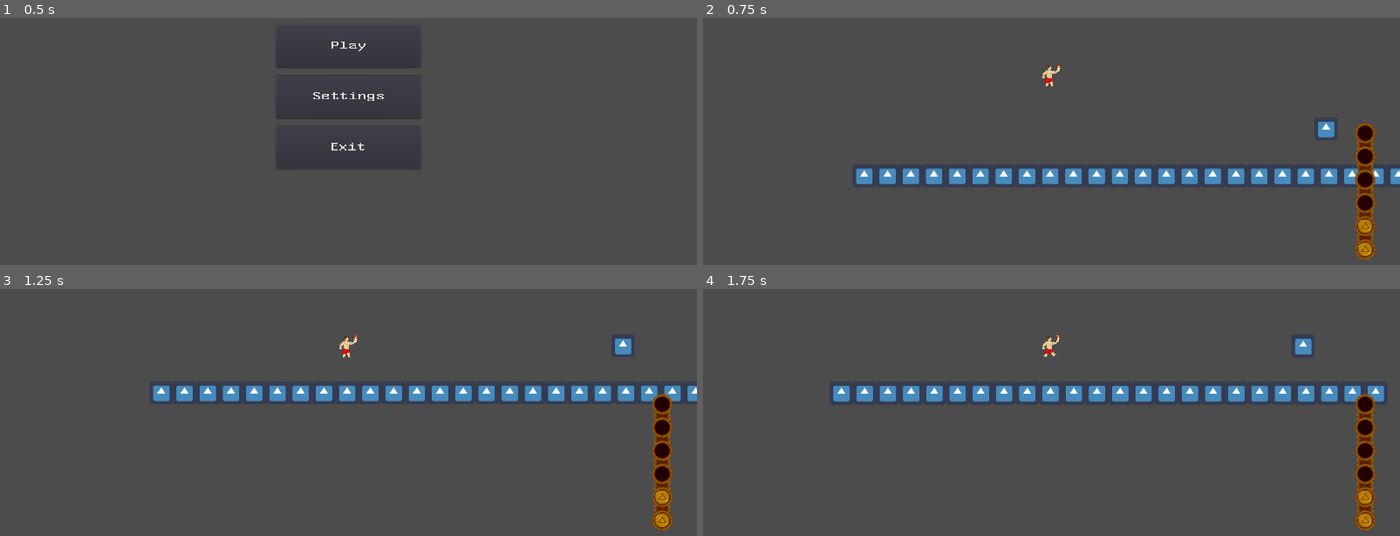
Above: before the commit, frames 1-4 (two rows, left to right).
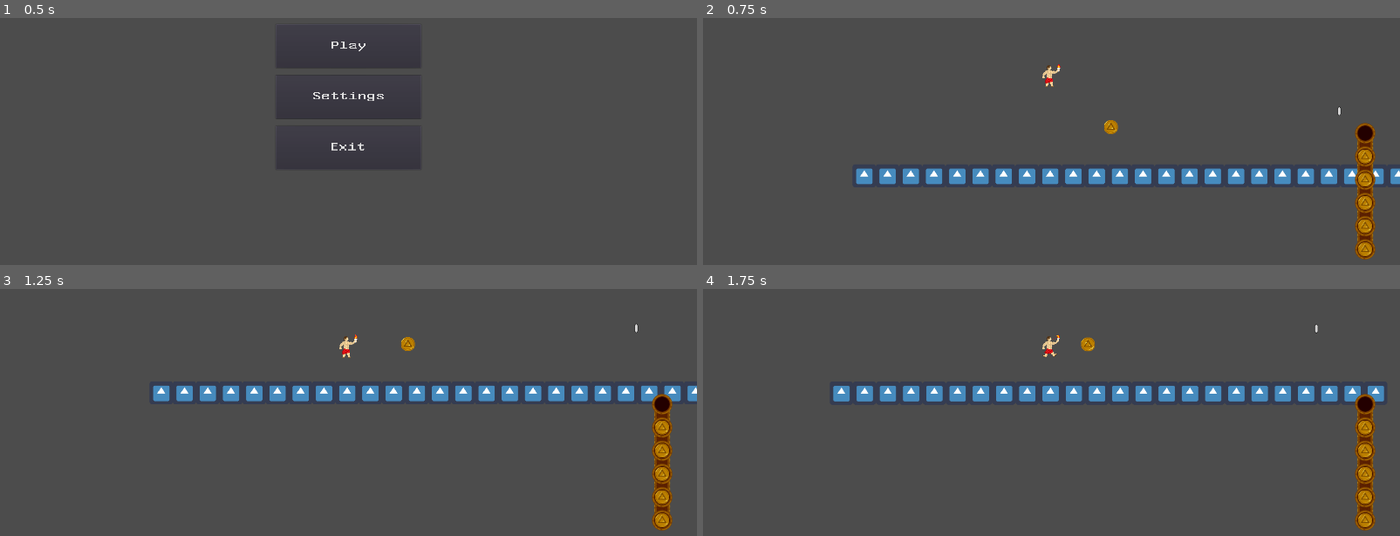
Above: after the commit, the same moments.

Repository: Shapkofil/prometheus
Game: Godot game, scene res://UI/MainMenu.tscn
Same seed, same stepped clock (60 frames per second), same inputs: the game is played once before the commit and once after it. The engine's default icon, where the game draws it, is replaced by a stand-in: a white triangle on a blue panel in a dark square.
Inputs:
- Up to frame 1 (0.5 s): no input
- Up to frame 2 (0.75 s): click "Play" at 0.5 s
- Up to frame 3 (1.25 s): no input
- Up to frame 4 (1.75 s): hold Right (ui_right) from 1.28 s (still down); tap Up (ui_up) at 1.52 s

Frame 1 is identical in both runs. In frame 2, 0.6% of the frame differs, in the area x 57-96%, y 35-78%; in frame 3, 0.6%; in frame 4, 0.6%, in the area x 54-96%, y 14-78%.

Commit message:
Interactable presets(Buffs + Harmful Projectilies)

Diff:
--- a/Prometheus/Node2D.gd
+++ /dev/null
@@ -1,6 +0,0 @@
-extends Node2D
-
-
-
-func _ready():
-	pass
--- a/Prometheus/Node2D.tscn
+++ b/Prometheus/Node2D.tscn
@@ -1,10 +1,13 @@
-[gd_scene load_steps=11 format=2]
+[gd_scene load_steps=16 format=2]
 
 [ext_resource path="res://icon.png" type="Texture" id=1]
 [ext_resource path="res://Player/player.tscn" type="PackedScene" id=2]
-[ext_resource path="res://Node2D.gd" type="Script" id=3]
-[ext_resource path="res://Presets/Pickupable.tscn" type="PackedScene" id=4]
-[ext_resource path="res://Presets/Player UI.tscn" type="PackedScene" id=5]
+[ext_resource path="res://Presets/Interactable/Fire_coin.gd" type="Script" id=3]
+[ext_resource path="res://Presets/Interactable/Interactable.tscn" type="PackedScene" id=4]
+[ext_resource path="res://Presets/FireBar/Player UI.tscn" type="PackedScene" id=5]
+[ext_resource path="res://Presets/Interactable/Mirror.gd" type="Script" id=6]
+[ext_resource path="res://Assets/Fire Bar/firebar.png" type="Texture" id=7]
+[ext_resource path="res://Assets/mirror.png" type="Texture" id=8]
 
 [sub_resource type="Shader" id=1]
 code = "shader_type canvas_item;
@@ -95,9 +98,21 @@
 } ]
 1/z_index = 0
 
+[sub_resource type="AtlasTexture" id=6]
+flags = 4
+atlas = ExtResource( 7 )
+region = Rect2( 0, 192, 64, 64 )
+
+[sub_resource type="SpriteFrames" id=7]
+animations = [ {
+"frames": [ SubResource( 6 ) ],
+"loop": true,
+"name": "default",
+"speed": 5.0
+} ]
+
 [node name="Node2D" type="Node2D"]
 material = SubResource( 2 )
-script = ExtResource( 3 )
 
 [node name="TileMap" type="TileMap" parent="."]
 tile_set = SubResource( 5 )
@@ -107,9 +122,19 @@
 
 [node name="player" parent="." instance=ExtResource( 2 )]
 position = Vector2( 602.238, 124.066 )
-fire = 2
 
 [node name="Camera2D" parent="player" instance=ExtResource( 5 )]
 
-[node name="Node2D" parent="." instance=ExtResource( 4 )]
-position = Vector2( 856.146, 158.651 )
+[node name="Mirror" parent="." instance=ExtResource( 4 )]
+position = Vector2( 896.402, 114.119 )
+script = ExtResource( 6 )
+
+[node name="Sprite" type="Sprite" parent="Mirror"]
+texture = ExtResource( 8 )
+
+[node name="Coin" parent="." instance=ExtResource( 4 )]
+position = Vector2( 263.64, 153.79 )
+script = ExtResource( 3 )
+
+[node name="AnimatedSprite" type="AnimatedSprite" parent="Coin"]
+frames = SubResource( 7 )
--- a/Prometheus/Player/player.tscn
+++ b/Prometheus/Player/player.tscn
@@ -5,95 +5,95 @@
 [ext_resource path="res://Assets/prometeos_movement.png" type="Texture" id=3]
 [ext_resource path="res://Assets/prometeos_jump.png" type="Texture" id=4]
 
+[sub_resource type="AtlasTexture" id=1]
+flags = 4
+atlas = ExtResource( 2 )
+region = Rect2( 0, 0, 64, 64 )
+
+[sub_resource type="AtlasTexture" id=2]
+flags = 4
+atlas = ExtResource( 2 )
+region = Rect2( 64, 0, 64, 64 )
+
 [sub_resource type="AtlasTexture" id=3]
+flags = 4
+atlas = ExtResource( 2 )
+region = Rect2( 128, 0, 64, 64 )
+
+[sub_resource type="AtlasTexture" id=4]
+flags = 4
+atlas = ExtResource( 2 )
+region = Rect2( 192, 0, 64, 64 )
+
+[sub_resource type="AtlasTexture" id=5]
+flags = 4
+atlas = ExtResource( 2 )
+region = Rect2( 256, 0, 64, 64 )
+
+[sub_resource type="AtlasTexture" id=6]
+flags = 4
+atlas = ExtResource( 2 )
+region = Rect2( 320, 0, 64, 64 )
+
+[sub_resource type="AtlasTexture" id=7]
+flags = 4
+atlas = ExtResource( 4 )
+region = Rect2( 0, 0, 64, 64 )
+
+[sub_resource type="AtlasTexture" id=8]
+flags = 4
+atlas = ExtResource( 4 )
+region = Rect2( 64, 0, 64, 64 )
+
+[sub_resource type="AtlasTexture" id=9]
+flags = 4
+atlas = ExtResource( 4 )
+region = Rect2( 128, 0, 64, 64 )
+
+[sub_resource type="AtlasTexture" id=10]
+flags = 4
+atlas = ExtResource( 4 )
+region = Rect2( 192, 0, 64, 64 )
+
+[sub_resource type="AtlasTexture" id=11]
 flags = 4
 atlas = ExtResource( 3 )
 region = Rect2( 0, 0, 64, 64 )
 
-[sub_resource type="AtlasTexture" id=4]
+[sub_resource type="AtlasTexture" id=12]
 flags = 4
 atlas = ExtResource( 3 )
 region = Rect2( 64, 0, 64, 64 )
 
-[sub_resource type="AtlasTexture" id=5]
+[sub_resource type="AtlasTexture" id=13]
 flags = 4
 atlas = ExtResource( 3 )
 region = Rect2( 128, 0, 64, 64 )
 
-[sub_resource type="AtlasTexture" id=6]
+[sub_resource type="AtlasTexture" id=14]
 flags = 4
 atlas = ExtResource( 3 )
 region = Rect2( 192, 0, 64, 64 )
 
-[sub_resource type="AtlasTexture" id=7]
-flags = 4
-atlas = ExtResource( 2 )
-region = Rect2( 0, 0, 64, 64 )
-
-[sub_resource type="AtlasTexture" id=8]
-flags = 4
-atlas = ExtResource( 2 )
-region = Rect2( 64, 0, 64, 64 )
-
-[sub_resource type="AtlasTexture" id=9]
-flags = 4
-atlas = ExtResource( 2 )
-region = Rect2( 128, 0, 64, 64 )
-
-[sub_resource type="AtlasTexture" id=10]
-flags = 4
-atlas = ExtResource( 2 )
-region = Rect2( 192, 0, 64, 64 )
-
-[sub_resource type="AtlasTexture" id=11]
-flags = 4
-atlas = ExtResource( 2 )
-region = Rect2( 256, 0, 64, 64 )
-
-[sub_resource type="AtlasTexture" id=12]
-flags = 4
-atlas = ExtResource( 2 )
-region = Rect2( 320, 0, 64, 64 )
-
-[sub_resource type="AtlasTexture" id=14]
-flags = 4
-atlas = ExtResource( 4 )
-region = Rect2( 0, 0, 64, 64 )
-
-[sub_resource type="AtlasTexture" id=15]
-flags = 4
-atlas = ExtResource( 4 )
-region = Rect2( 64, 0, 64, 64 )
-
-[sub_resource type="AtlasTexture" id=16]
-flags = 4
-atlas = ExtResource( 4 )
-region = Rect2( 128, 0, 64, 64 )
-
-[sub_resource type="AtlasTexture" id=17]
-flags = 4
-atlas = ExtResource( 4 )
-region = Rect2( 192, 0, 64, 64 )
-
-[sub_resource type="SpriteFrames" id=1]
+[sub_resource type="SpriteFrames" id=15]
 animations = [ {
-"frames": [ SubResource( 3 ), SubResource( 4 ), SubResource( 5 ), SubResource( 6 ) ],
-"loop": true,
-"name": "move-loop",
-"speed": 5.0
-}, {
-"frames": [ SubResource( 7 ), SubResource( 8 ), SubResource( 9 ), SubResource( 10 ), SubResource( 11 ), SubResource( 12 ) ],
+"frames": [ SubResource( 1 ), SubResource( 2 ), SubResource( 3 ), SubResource( 4 ), SubResource( 5 ), SubResource( 6 ) ],
 "loop": true,
 "name": "idle-loop",
 "speed": 5.0
 }, {
-"frames": [ SubResource( 14 ), SubResource( 15 ), SubResource( 16 ), SubResource( 17 ) ],
+"frames": [ SubResource( 7 ), SubResource( 8 ), SubResource( 9 ), SubResource( 10 ) ],
 "loop": true,
 "name": "jump-loop",
 "speed": 5.0
+}, {
+"frames": [ SubResource( 11 ), SubResource( 12 ), SubResource( 13 ), SubResource( 14 ) ],
+"loop": true,
+"name": "move-loop",
+"speed": 5.0
 } ]
 
-[sub_resource type="RectangleShape2D" id=13]
+[sub_resource type="RectangleShape2D" id=16]
 extents = Vector2( 16.1208, 32.3968 )
 
 [node name="player" type="KinematicBody2D"]
@@ -103,9 +103,9 @@
 JUMP_SPEED = 400
 
 [node name="AnimatedSprite" type="AnimatedSprite" parent="."]
-frames = SubResource( 1 )
+frames = SubResource( 15 )
 animation = "jump-loop"
 flip_h = true
 
 [node name="CollisionShape2D2" type="CollisionShape2D" parent="."]
-shape = SubResource( 13 )
+shape = SubResource( 16 )
--- a/Prometheus/Presets/FireSockets.gd
+++ b/Prometheus/Presets/FireBar/Coins.gd
@@ -12,9 +12,8 @@
 
 func update_fire(curr, maxi):
 	var tile_pos = init_pos
-	set_cellv(tile_pos, _tileset.find_tile_by_name("Bottom_socket"))
-	for i in range(maxi - 1):
+	clear()
+	for i in range(curr):
+		set_cellv(tile_pos, _tileset.find_tile_by_name("Coin"))
 		tile_pos.y -= 1
-		set_cellv(tile_pos, _tileset.find_tile_by_name("Middle_socket"))
-	set_cellv(tile_pos, _tileset.find_tile_by_name("Top_socket"))
 	pass
--- a/Prometheus/Presets/Coins.gd
+++ b/Prometheus/Presets/FireBar/FireSockets.gd
@@ -12,7 +12,10 @@
 
 func update_fire(curr, maxi):
 	var tile_pos = init_pos
-	for i in range(curr):
-		set_cellv(tile_pos, _tileset.find_tile_by_name("Coin"))
+	clear()
+	set_cellv(tile_pos, _tileset.find_tile_by_name("Bottom_socket"))
+	for i in range(maxi - 1):
 		tile_pos.y -= 1
+		set_cellv(tile_pos, _tileset.find_tile_by_name("Middle_socket"))
+	set_cellv(tile_pos, _tileset.find_tile_by_name("Top_socket"))
 	pass
--- a/Prometheus/Presets/Player UI.tscn
+++ b/Prometheus/Presets/FireBar/Player UI.tscn
@@ -1,13 +1,29 @@
 [gd_scene load_steps=6 format=2]
 
-[ext_resource path="res://Assets/Fire Bar/firebar.png" type="Texture" id=1]
-[ext_resource path="res://Presets/Firebar.gd" type="Script" id=2]
-[ext_resource path="res://Presets/FireSockets.gd" type="Script" id=3]
-[ext_resource path="res://Presets/Coins.gd" type="Script" id=4]
+[ext_resource path="res://Presets/FireBar/Coins.gd" type="Script" id=1]
+[ext_resource path="res://Presets/FireBar/FireSockets.gd" type="Script" id=2]
+[ext_resource path="res://Assets/Fire Bar/firebar.png" type="Texture" id=3]
 
-[sub_resource type="TileSet" id=1]
+[sub_resource type="GDScript" id=1]
+script/source = "extends Camera2D
+
+
+# Called when the node enters the scene tree for the first time.
+func _ready():
+	get_parent().subscribe(self)
+	update_fire()
+	pass # Replace with function body.
+
+
+func update_fire():
+	var player = get_parent()
+	for i in range(2):
+		get_child(i).update_fire(player.fire, player.max_fire)
+"
+
+[sub_resource type="TileSet" id=2]
 1/name = "Coin"
-1/texture = ExtResource( 1 )
+1/texture = ExtResource( 3 )
 1/tex_offset = Vector2( 0, 0 )
 1/modulate = Color( 1, 1, 1, 1 )
 1/region = Rect2( 0, 192, 64, 64 )
@@ -65,17 +81,17 @@
 
 [node name="Camera2D" type="Camera2D"]
 current = true
+script = SubResource( 1 )
+
+[node name="FireSockets" type="TileMap" parent="."]
+tile_set = SubResource( 2 )
+format = 1
 script = ExtResource( 2 )
 
-[node name="FireSockets" type="TileMap" parent="."]
-tile_set = SubResource( 1 )
+[node name="Coins" type="TileMap" parent="."]
+tile_set = SubResource( 2 )
 format = 1
-script = ExtResource( 3 )
-
-[node name="Coins" type="TileMap" parent="."]
-tile_set = SubResource( 1 )
-format = 1
-script = ExtResource( 4 )
+script = ExtResource( 1 )
 
 [node name="BottomPlace" type="Node2D" parent="."]
 position = Vector2( 861.462, 483.473 )
--- /dev/null
+++ b/Prometheus/Presets/Interactable/Fire_coin.gd
@@ -0,0 +1,20 @@
+extends "res://Presets/Interactable/Interactable.gd"
+
+
+# Declare member variables here. Examples:
+# var a = 2
+# var b = "text"
+
+
+# Called when the node enters the scene tree for the first time.
+func _ready():
+	pass # Replace with function body.
+
+func execute(collisions):
+	for collision in collisions:
+		if collision.name == "player":
+			collision.affect_fire(1,0)
+			queue_free()
+# Called every frame. 'delta' is the elapsed time since the previous frame.
+#func _process(delta):
+#	pass
--- a/Prometheus/Presets/Pickupable.gd
+++ b/Prometheus/Presets/Interactable/Interactable.gd
@@ -3,10 +3,10 @@
 func _ready():
 	set_process(true)
 
+func execute(collisions):
+	pass
+
 func _process(delta):
 	# Destroy every colliding areas
 	var colliding_areas = get_overlapping_bodies()
-	if len(colliding_areas) > 0 :
-		colliding_areas[0].random_props["hasMirror"] = true
-		print(colliding_areas[0].random_props["hasMirror"])
-		queue_free()
+	execute(colliding_areas)
--- /dev/null
+++ b/Prometheus/Presets/Interactable/Interactable.tscn
@@ -0,0 +1,12 @@
+[gd_scene load_steps=3 format=2]
+
+[ext_resource path="res://Presets/Interactable/Interactable.gd" type="Script" id=2]
+
+[sub_resource type="RectangleShape2D" id=1]
+extents = Vector2( 56.3365, 56.5477 )
+
+[node name="Interactable" type="Area2D"]
+script = ExtResource( 2 )
+
+[node name="CollisionShape2D" type="CollisionShape2D" parent="."]
+shape = SubResource( 1 )
--- /dev/null
+++ b/Prometheus/Presets/Interactable/Mirror.gd
@@ -0,0 +1,21 @@
+extends "res://Presets/Interactable/Interactable.gd"
+
+
+# Declare member variables here. Examples:
+# var a = 2
+# var b = "text"
+
+
+# Called when the node enters the scene tree for the first time.
+func _ready():
+	pass # Replace with function body.
+
+func execute(collisions):
+	for collision in collisions:
+		if collision.name == "player":
+			collision.random_props['hasMirror'] = true
+			queue_free()
+
+# Called every frame. 'delta' is the elapsed time since the previous frame.
+#func _process(delta):
+#	pass
--- a/Prometheus/Presets/Pickupable.tscn
+++ /dev/null
@@ -1,16 +0,0 @@
-[gd_scene load_steps=4 format=2]
-
-[ext_resource path="res://icon.png" type="Texture" id=1]
-[ext_resource path="res://Presets/Pickupable.gd" type="Script" id=2]
-
-[sub_resource type="RectangleShape2D" id=1]
-extents = Vector2( 56.3365, 56.5477 )
-
-[node name="Node2D" type="Area2D"]
-script = ExtResource( 2 )
-
-[node name="Sprite" type="Sprite" parent="."]
-texture = ExtResource( 1 )
-
-[node name="CollisionShape2D" type="CollisionShape2D" parent="."]
-shape = SubResource( 1 )
Binary file added: Prometheus/Assets/mirror.png
Not shown, changed: Prometheus/Assets/mirror.png.import
Renamed: Prometheus/Presets/Firebar.gd -> Prometheus/Presets/FireBar/Firebar.gd
Not shown: 3 places in Prometheus/Presets/FireBar/Player UI.tscn that only renumber resources
Binary file added: Prometheus/Presets/mirror.png
Not shown, added: Prometheus/Presets/mirror.png.import
Not shown: 1 places in Prometheus/UI/MainMenu.tscn that only renumber resources
Binary file removed: Prometheus/mininicular.png
